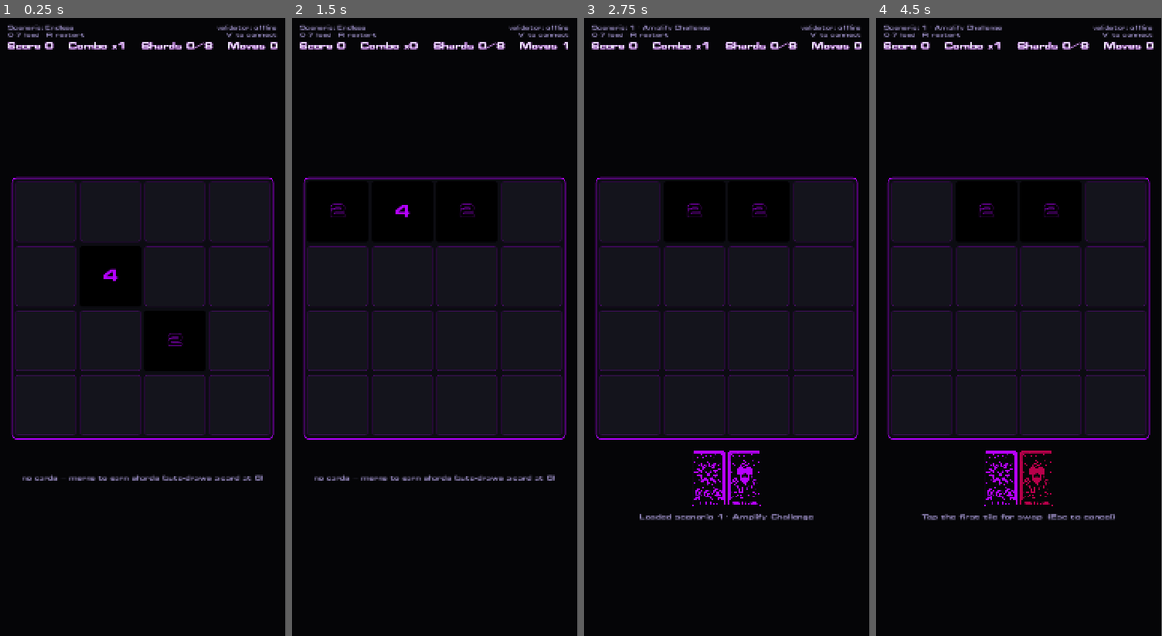
Above: before the commit, frames 1-4 (left to right).
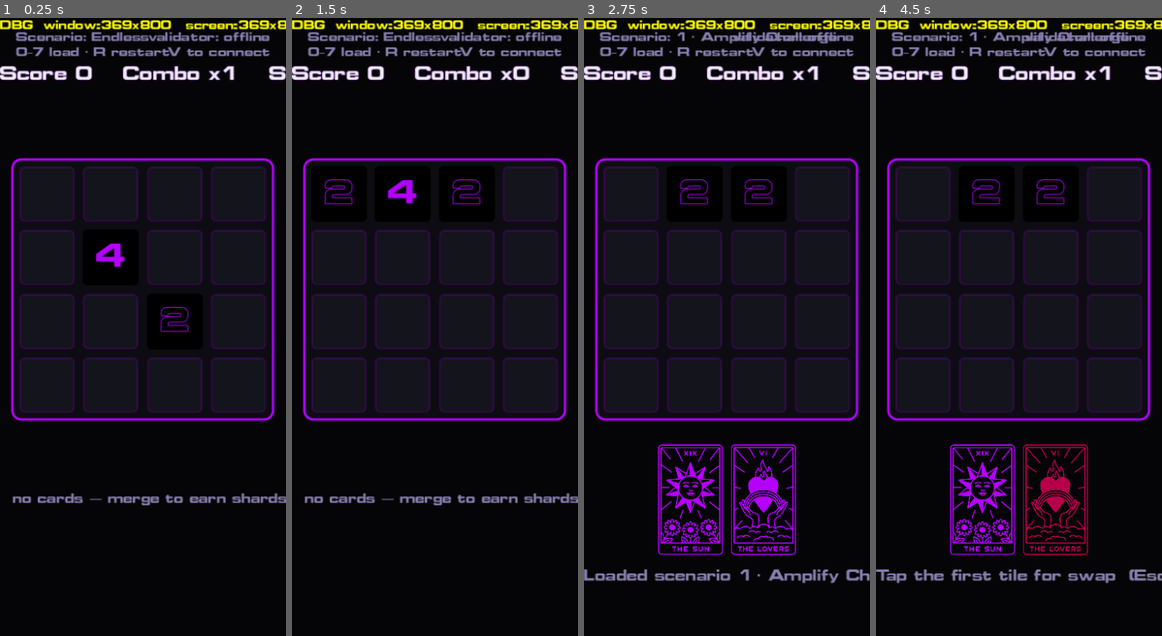
Above: after the commit, the same moments.

Repository: thegoldenmule/moveborne-godot
Game: Godot game, scene res://scenes/main.tscn
Two runs of this game, one before a commit and one after it. Both use one fixed random seed, a clock stepped at 60 frames per second and the inputs below.
Inputs (mouse positions are in pixels of both pictures, inside the frame that each line leads up to):
- Up to frame 1 (0.25 s): no input
- Up to frame 2 (1.5 s): tap Enter at 0.5 s; drag from (435, 308) to (463, 191) at 0.52 s; drag from (377, 357) to (420, 450) at 1.27 s
- Up to frame 3 (2.75 s): move the mouse to (755, 191) at 2.02 s; hold Right from 2.03 s (still down); tap 1 at 2.1 s; click (755, 191) at 2.17 s
- Up to frame 4 (4.5 s): release Right at 2.75 s; click (998, 481) at 2.77 s; click (981, 500) at 3.52 s; click (1036, 481) at 4.27 s
In our replay, the window is 369x800 before the commit and 370x800 after it. These sizes can differ from the game's own. Grey fills any space a smaller window leaves; there, only what the larger window draws over its background counts as a difference.

The runs differ from the first frame. In frame 1, 15% of the frame differs, in the area x 0-100%, y 0-79%; in frame 2, 14%; in frame 3, 18%, in the area x 0-100%, y 0-92%; in frame 4, 18%.

Commit message:
fixing resolution

Diff:
--- a/llm-workflow/project.godot
+++ b/llm-workflow/project.godot
@@ -23,10 +23,8 @@
 
 window/size/viewport_width=720
 window/size/viewport_height=1560
-window/size/window_width_override=500
-window/size/window_height_override=1083
 window/stretch/mode="canvas_items"
-window/stretch/aspect="keep"
+window/stretch/scale=2.0
 window/handheld/orientation="portrait"
 
 [editor_plugins]
--- a/llm-workflow/scenes/main.gd
+++ b/llm-workflow/scenes/main.gd
@@ -20,7 +20,7 @@
 	"shuffle": "none", "transform": "none",
 }
 
-var _match: MbMatch
+var _match  # MbMatch (untyped to avoid class_name registration flakiness)
 var _board
 var _net
 var _hud: Label
@@ -41,6 +41,23 @@
 	_build_ui()
 	_match.changed.connect(_on_changed)
 	_match.new_game()
+	_add_size_debug()  # TEMP — shows the real window size on screen
+
+
+func _add_size_debug() -> void:
+	var dbg := Label.new()
+	dbg.set_anchors_preset(Control.PRESET_TOP_WIDE)
+	dbg.offset_top = 2
+	dbg.horizontal_alignment = HORIZONTAL_ALIGNMENT_CENTER
+	dbg.add_theme_font_size_override("font_size", 14)
+	dbg.add_theme_color_override("font_color", Color.YELLOW)
+	dbg.mouse_filter = Control.MOUSE_FILTER_IGNORE
+	var ws := DisplayServer.window_get_size()
+	var ss := DisplayServer.screen_get_size()
+	var scale := DisplayServer.screen_get_scale()
+	dbg.text = "DBG  window=%dx%d   screen=%dx%d   scale=%.2f" % [ws.x, ws.y, ss.x, ss.y, scale]
+	add_child(dbg)
+	print("[size] window=", ws, " screen=", ss, " scale=", scale)
 
 
 func _build_ui() -> void:
@@ -179,7 +196,7 @@
 	var type := str(card["type"])
 	if bool(card.get("isTotemCard", false)):
 		var tt := str((card["spawnsTotem"] as Dictionary)["id"])
-		var ok := _match.spawn_totem(tt, index)
+		var ok: bool = _match.spawn_totem(tt, index)
 		_toast.text = ("Spawned totem: %s" % tt) if ok else "Totem spawn failed"
 		_cancel_target()
 		return
@@ -188,7 +205,7 @@
 		return
 	var kind := str(TARGET[type])
 	if kind == "none":
-		var ok := _match.play_card(type, {}, index)
+		var ok: bool = _match.play_card(type, {}, index)
 		_toast.text = ("Played %s" % type) if ok else "%s: no valid targets" % type
 		_cancel_target()
 		return
@@ -201,7 +218,7 @@
 
 
 func _play(params: Dictionary) -> void:
-	var ok := _match.play_card(_sel_type, params, _sel_index)
+	var ok: bool = _match.play_card(_sel_type, params, _sel_index)
 	_toast.text = ("Played %s" % _sel_type) if ok else "%s: invalid target" % _sel_type
 	_cancel_target()
 
